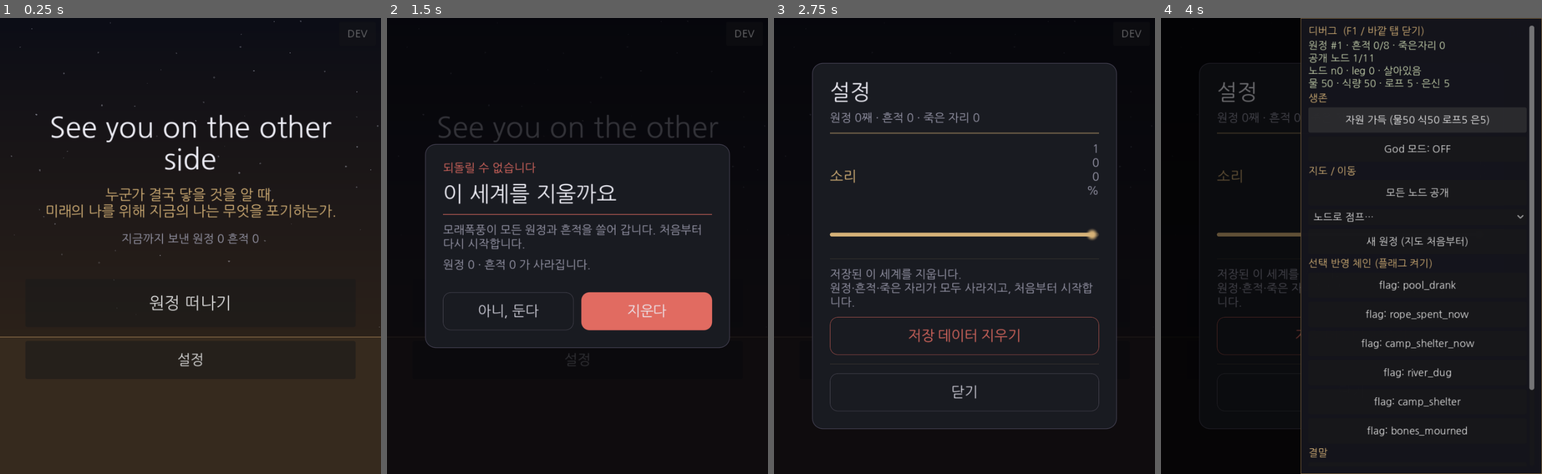
Above: before the commit, frames 1-4 (left to right).
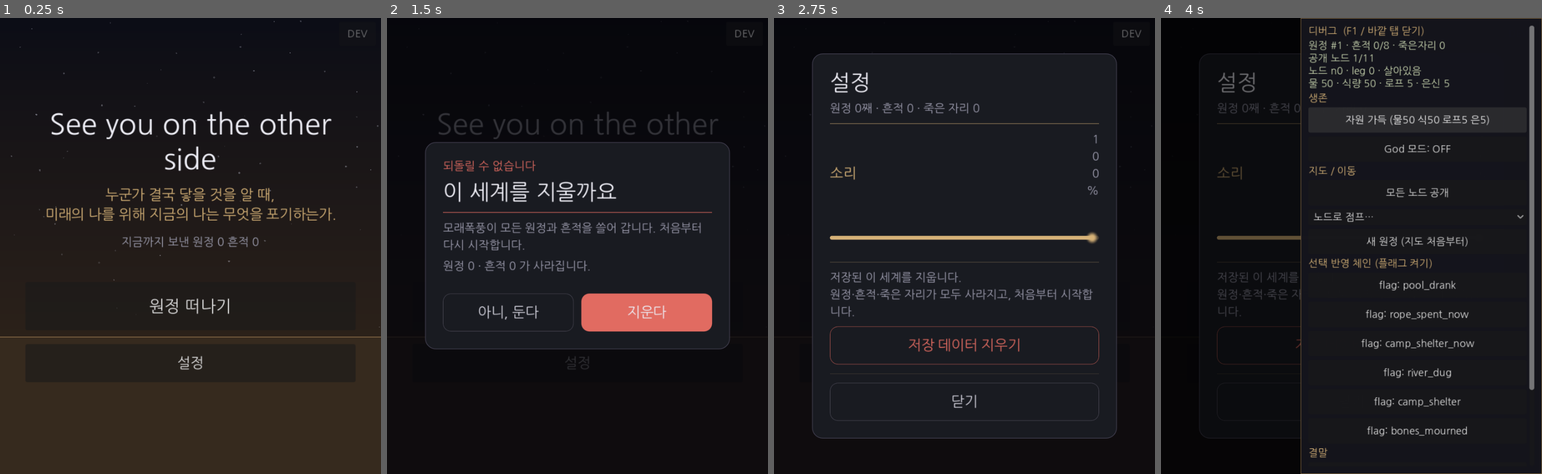
Above: after the commit, the same moments.

Repository: soomin007/Otherside
Game: Godot game, scene res://scenes/main.tscn
Two runs of this game, one before a commit and one after it. Both use one fixed random seed, a clock stepped at 60 frames per second and the inputs below.
Inputs:
- Up to frame 1 (0.25 s): no input
- Up to frame 2 (1.5 s): click "설정" at 0.5 s; click "저장 데이터 지우기" at 1.25 s
- Up to frame 3 (2.75 s): click "아니, 둔다" at 2 s
- Up to frame 4 (4 s): click "DEV" at 2.75 s; click "자원 가득 (물50 식50 로프5 은5)" at 3.5 s

The runs differ from the first frame. In frame 1, 3.2% of the frame differs, in the area x 12-89%, y 20-78%; in frame 2, 4.7%; in frame 3, 6.4%, in the area x 9-91%, y 7-93%; in frame 4, 1.5%.

Commit message:
docs+ui: 아트 프롬프트 문서 + 텍스트 줄간격 개선
- docs/design/art_prompts.md 신규: 외부 이미지 생성용 프롬프트 전수 정리(공통 아트 디렉션 + 지도 상세(위치·거리·분위기, 노드 구조 반영) + 단면 6종·초상 3종·배경·오프닝·타이틀·폰트·적용법). 절차적 draw placeholder 를 실제 에셋으로 교체하는 근거
- UITheme.make_label: line_spacing 8 (줄간격 좁음 지적 반영, 전역 본문·튜토리얼에 적용)

절차적 초상(시장 등)이 조악하다는 피드백 → 실제 아트로 가는 프롬프트 문서화. 폰트도 명조 계열 추천을 문서에.

Co-Authored-By: Claude Opus 4.8 (1M context) <noreply@anthropic.com>
Claude-Session: https://claude.ai/code/session_01PXf7YUYeFneWV5f8HRH2Hq

Diff:
--- a/scripts/ui/UITheme.gd
+++ b/scripts/ui/UITheme.gd
@@ -101,6 +101,7 @@
 	l.text = text
 	l.add_theme_font_size_override("font_size", size)
 	l.add_theme_color_override("font_color", color)
+	l.add_theme_constant_override("line_spacing", 8)  # 여러 줄 본문 줄간격 넉넉히(기본 3은 답답)
 	l.autowrap_mode = TextServer.AUTOWRAP_WORD_SMART
 	if center:
 		l.horizontal_alignment = HORIZONTAL_ALIGNMENT_CENTER
Not shown, added: docs/design/art_prompts.md
